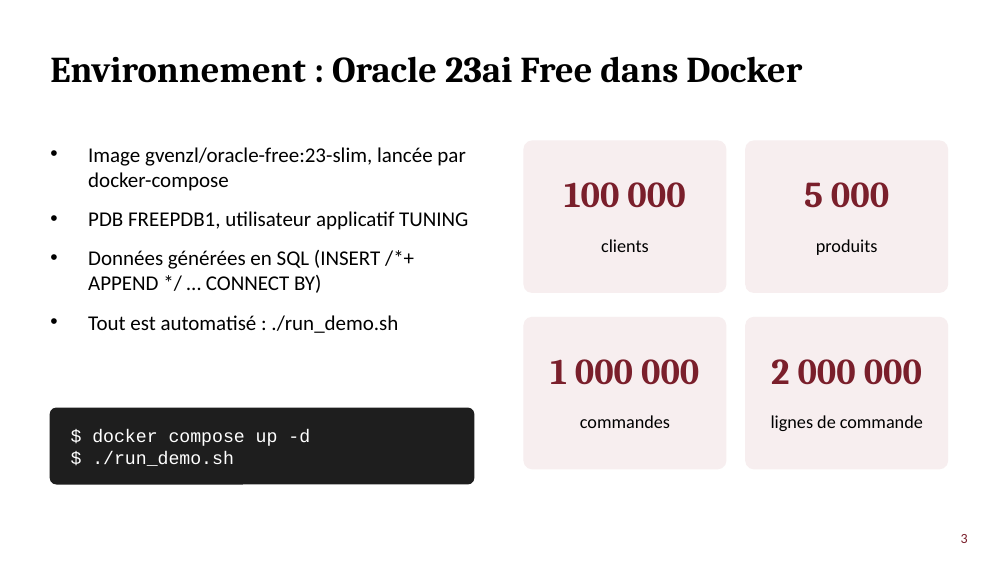
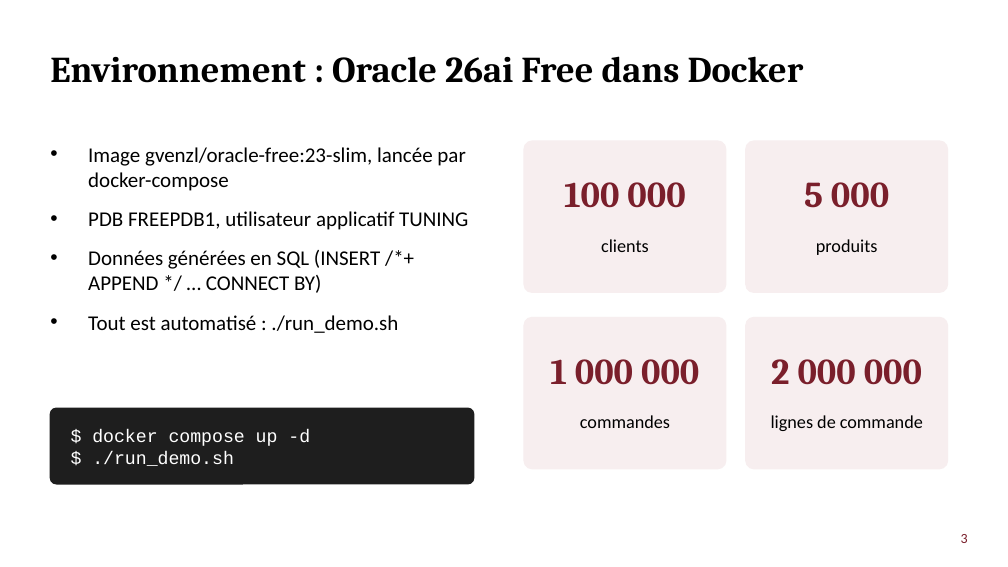
Before and after one commit to Wassi1m/Tuning-de-l-instance-oracle, a slide deck: slide 3 of docs/Tuning_Instance_Oracle.pptx. Drawn at 1008x567 pixels with LibreOffice and Linux fonts; fonts in the diff are those of the drawing. Boxes give left, top, right and bottom in pixels: in the first picture for what was removed or moved away, otherwise in the second. Text is boxed around its words. In the diff, an @@ line names an element or a change of style, - is before the commit and + after.

Commit message:
Correction du nom de version : Oracle AI Database 26ai Free

```diff
--- a/docs/Tuning_Instance_Oracle.pptx
+++ b/docs/Tuning_Instance_Oracle.pptx
@@ title at (50,56,804,83): text changed @@
-Environnement : Oracle 23ai Free dans Docker
+Environnement : Oracle 26ai Free dans Docker
```
Also in this commit, not shown: 2 other slides changed, 2 other files.
